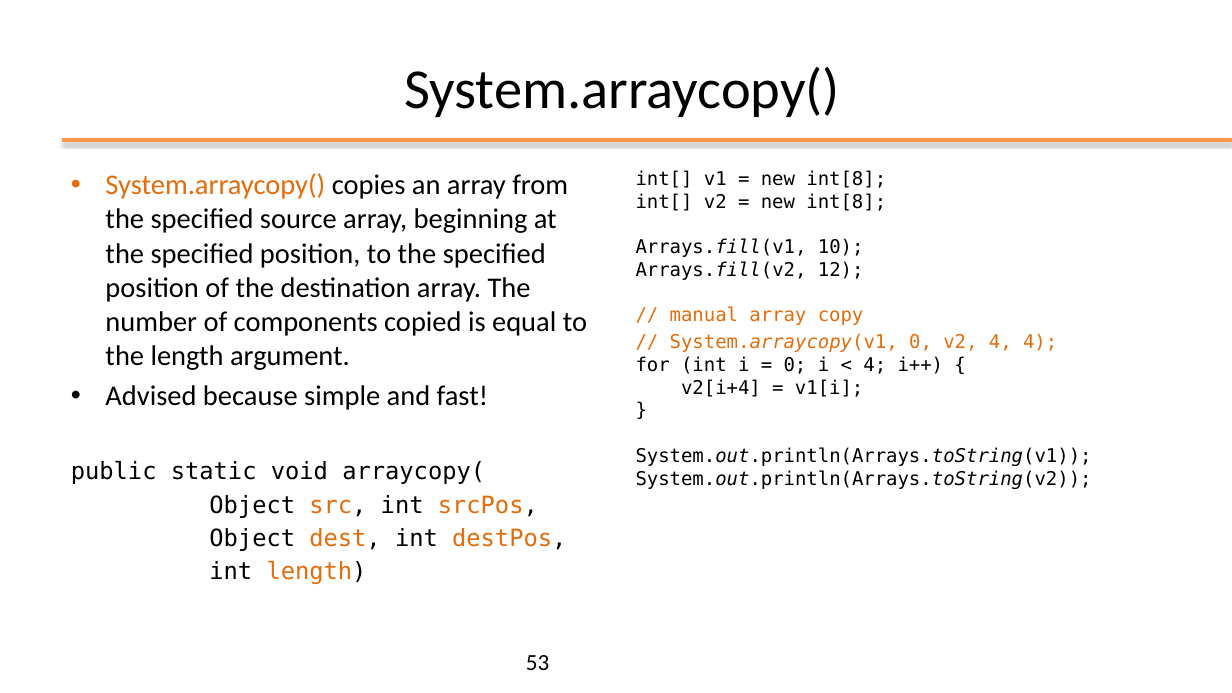
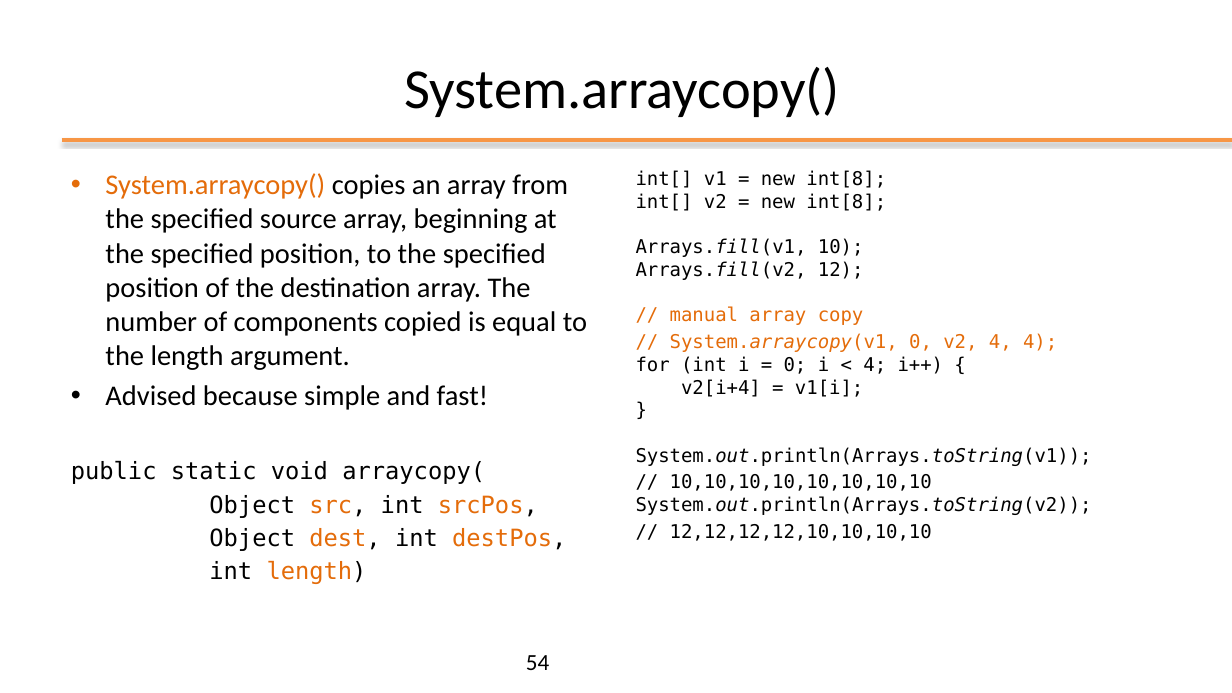
Before and after one commit to nbicocchi/learn-java-core, a slide deck: slide 54 of assets/slides/E2 - Java Basics.pptx (slide 53 before the commit). Drawn at 1232x693 pixels with LibreOffice and Linux fonts; fonts in the diff are those of the drawing; background and template pictures are left out. Boxes give left, top, right and bottom in pixels: in the first picture for what was removed or moved away, otherwise in the second. Text is boxed around its words. In the diff, an @@ line names an element or a change of style, - is before the commit and + after.

```diff
--- a/assets/slides/E2 - Java Basics.pptx
+++ b/assets/slides/E2 - Java Basics.pptx
@@ text at bbox=[636, 333, 1092, 541]: text changed @@
-// System.arraycopy(v1, 0, v2, 4, 4);
-for (int i = 0; i < 4; i++) {
-v2[i+4] = v1[i];
-}
-System.out.println(Arrays.toString(v1));
-System.out.println(Arrays.toString(v2));
+// System.arraycopy(v1, 0, v2, 4, 4);
+for (int i = 0; i < 4; i++) {
+v2[i+4] = v1[i];
+}
+System.out.println(Arrays.toString(v1));
+// 10,10,10,10,10,10,10,10
+System.out.println(Arrays.toString(v2));
+// 12,12,12,12,10,10,10,10
@@ page number at bbox=[526, 655, 549, 670]: text changed @@
-53
+54
```
Also in this commit, not shown: 23 other slides changed, 4 slides added, 3 slides removed, 1 other file.
